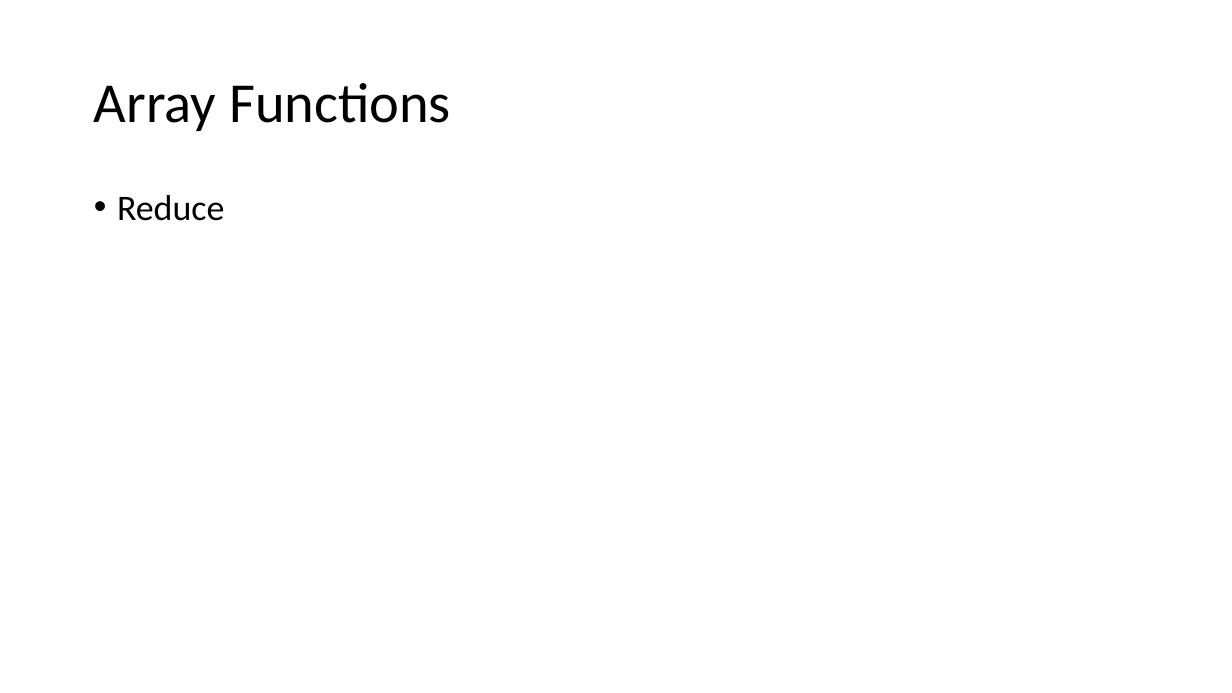
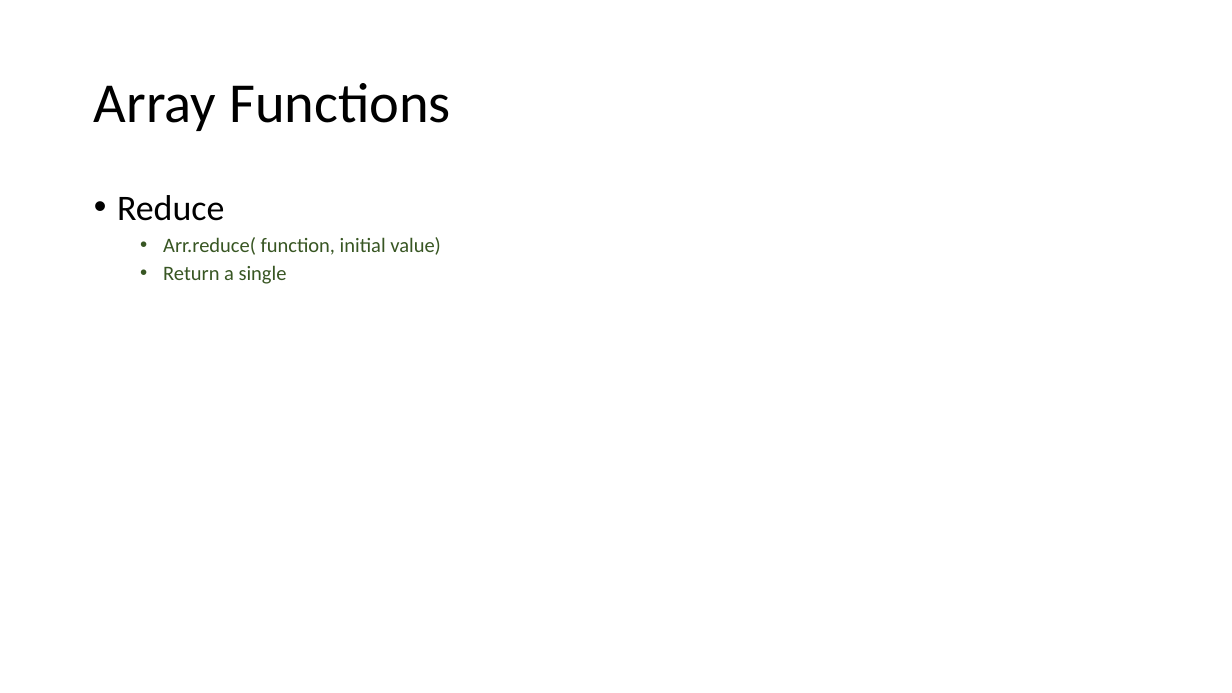
Before and after one commit to kamiuetian/MAD-SP23, a slide deck: slide 10 of Lecture- Slides/Lecture01.pptx. Drawn at 1232x693 pixels with LibreOffice and Linux fonts; fonts in the diff are those of the drawing. Boxes give left, top, right and bottom in pixels: in the first picture for what was removed or moved away, otherwise in the second. Text is boxed around its words. In the diff, an @@ line names an element or a change of style, - is before the commit and + after.

```diff
--- a/Lecture- Slides/Lecture01.pptx
+++ b/Lecture- Slides/Lecture01.pptx
@@ text at [163,237,441,284]: paragraphs added @@
+  • Arr.reduce( function, initial value)
+  • Return a single
```
Also in this commit, not shown: 1 other slide changed, 1 other file.
